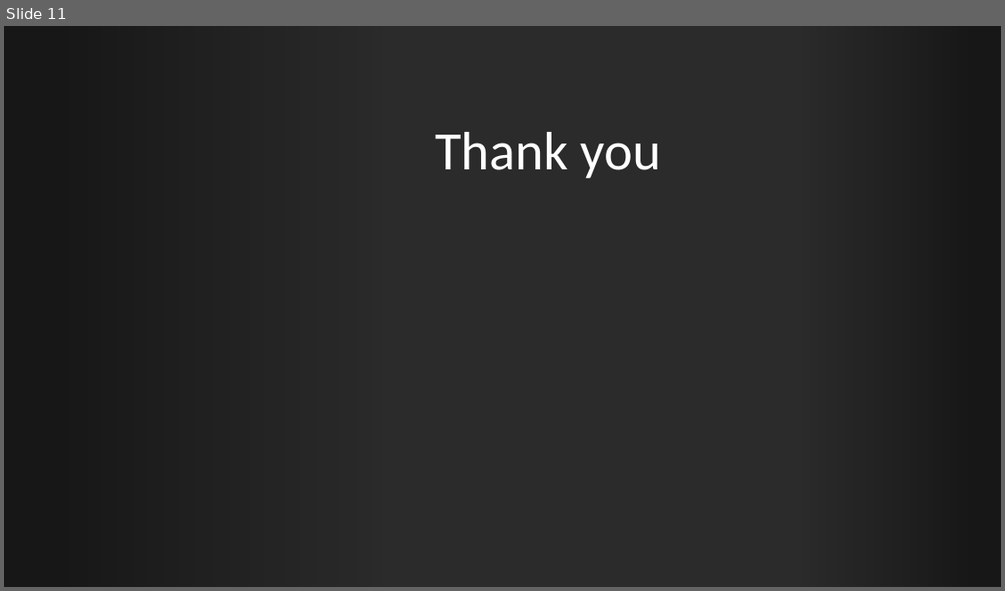
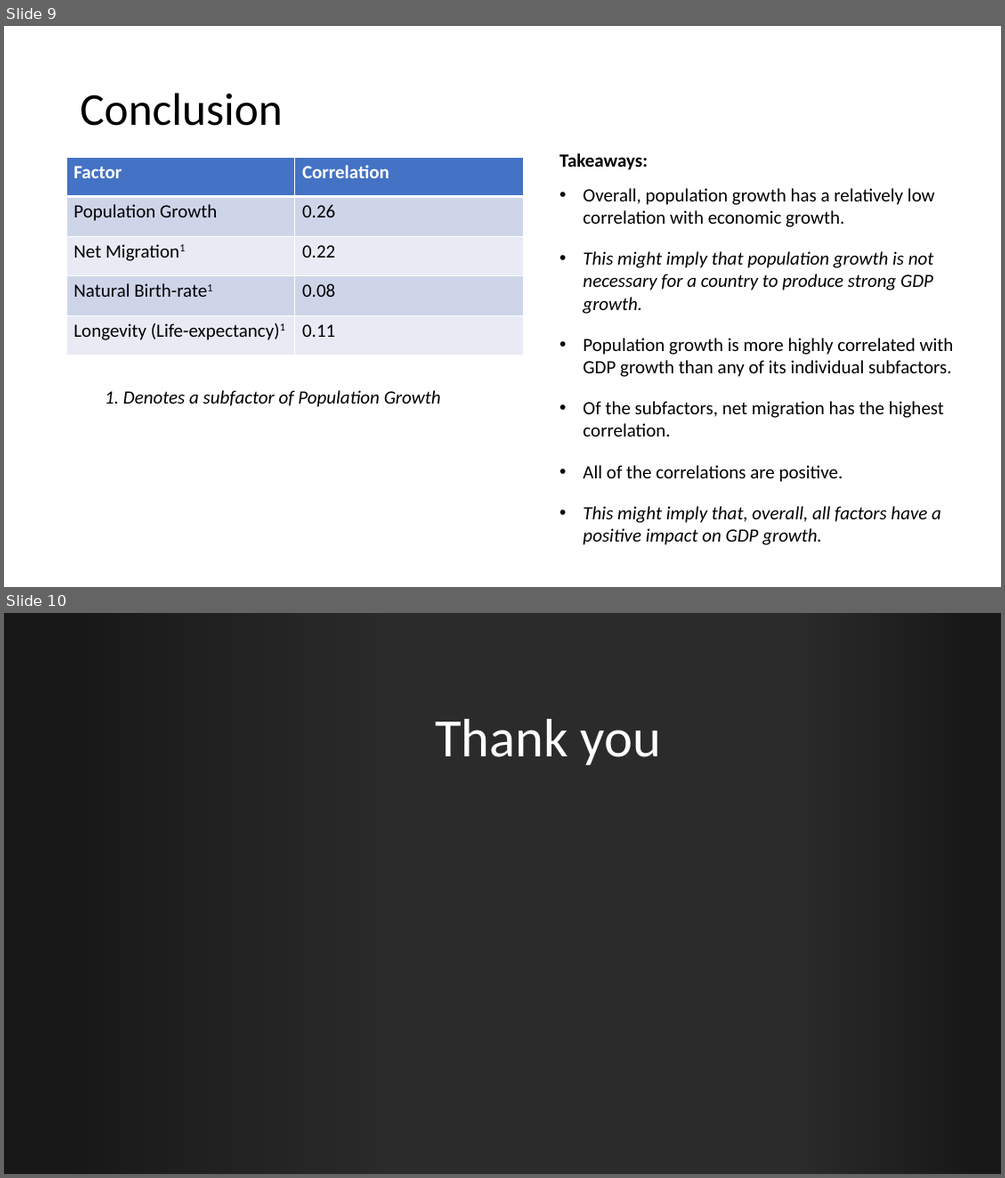
Before and after one commit to oli124/Project3_OliverK_UfuomaA, a slide deck: Project 3 Oliver King and Ufuoma Atakere-ufilolo.pptx. Shown one above the other, each under a label of ours: slide 11 before the commit, slides 9 and 10 after it. The pictures are 1005x591 and 1005x1178 pixels, drawn with LibreOffice and Linux fonts; fonts in the diff are those of the drawing; background and template pictures are left out; a plain dark background stands for a picture behind light text. Boxes give left, top, right and bottom in pixels: in the first picture for what was removed or moved away, otherwise in the second. Text is boxed around its words. In the diff, an @@ line names an element or a change of style, - is before the commit and + after.

```diff
--- a/Project 3 Oliver King and Ufuoma Atakere-ufilolo.pptx
+++ b/Project 3 Oliver King and Ufuoma Atakere-ufilolo.pptx
@@ slide 9 added at [4, 26, 1001, 587], background #FFFFFF @@
@@ title added at [80, 93, 283, 126], 44 pt, text #000000 @@
+Conclusion
@@ table added at [66, 157, 524, 355], 5 rows, 2 columns @@
+Factor | Correlation
+Population Growth | 0.26
+Net Migration1 | 0.22
+Natural Birth-rate1 | 0.08
+Longevity (Life-expectancy)1 | 0.11
@@ text added at [559, 153, 954, 545], 18 pt, text #000000 @@
+Takeaways:
+• Overall, population growth has a relatively low correlation with economic growth.
+• This might imply that population growth is not necessary for a country to produce strong GDP growth.
+• Population growth is more highly correlated with GDP growth than any of its individual subfactors.
+• Of the subfactors, net migration has the highest correlation.
+• All of the correlations are positive.
+• This might imply that, overall, all factors have a positive impact on GDP growth.
@@ text added at [105, 390, 441, 407], 18 pt, text #000000, italic @@
+1. Denotes a subfactor of Population Growth
@@ what was slide 11 is now slide 10 @@
```
Also in this commit, not shown: 6 slides changed, 1 other slide added, 3 slides removed, 1 other file.
